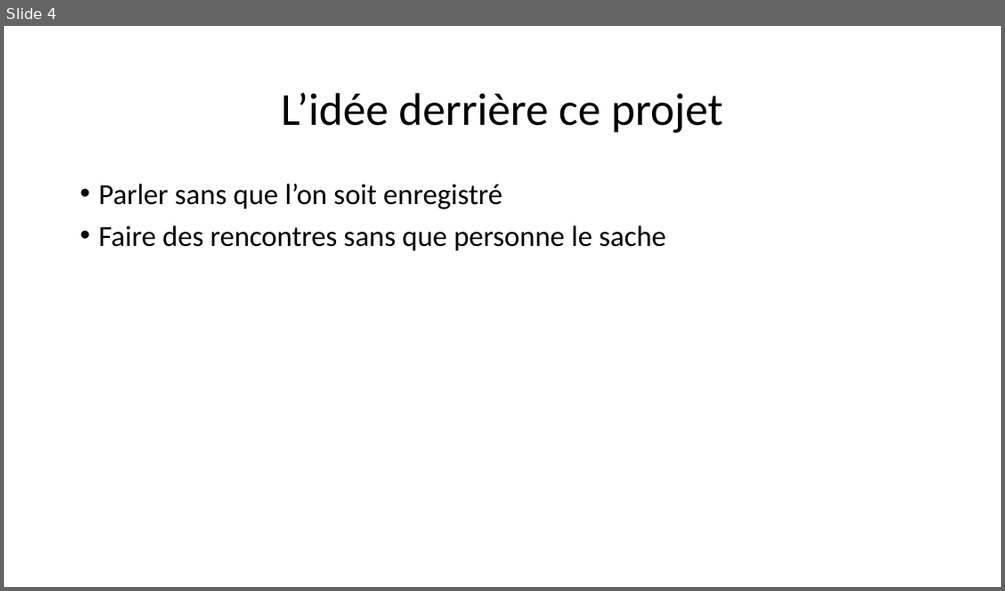
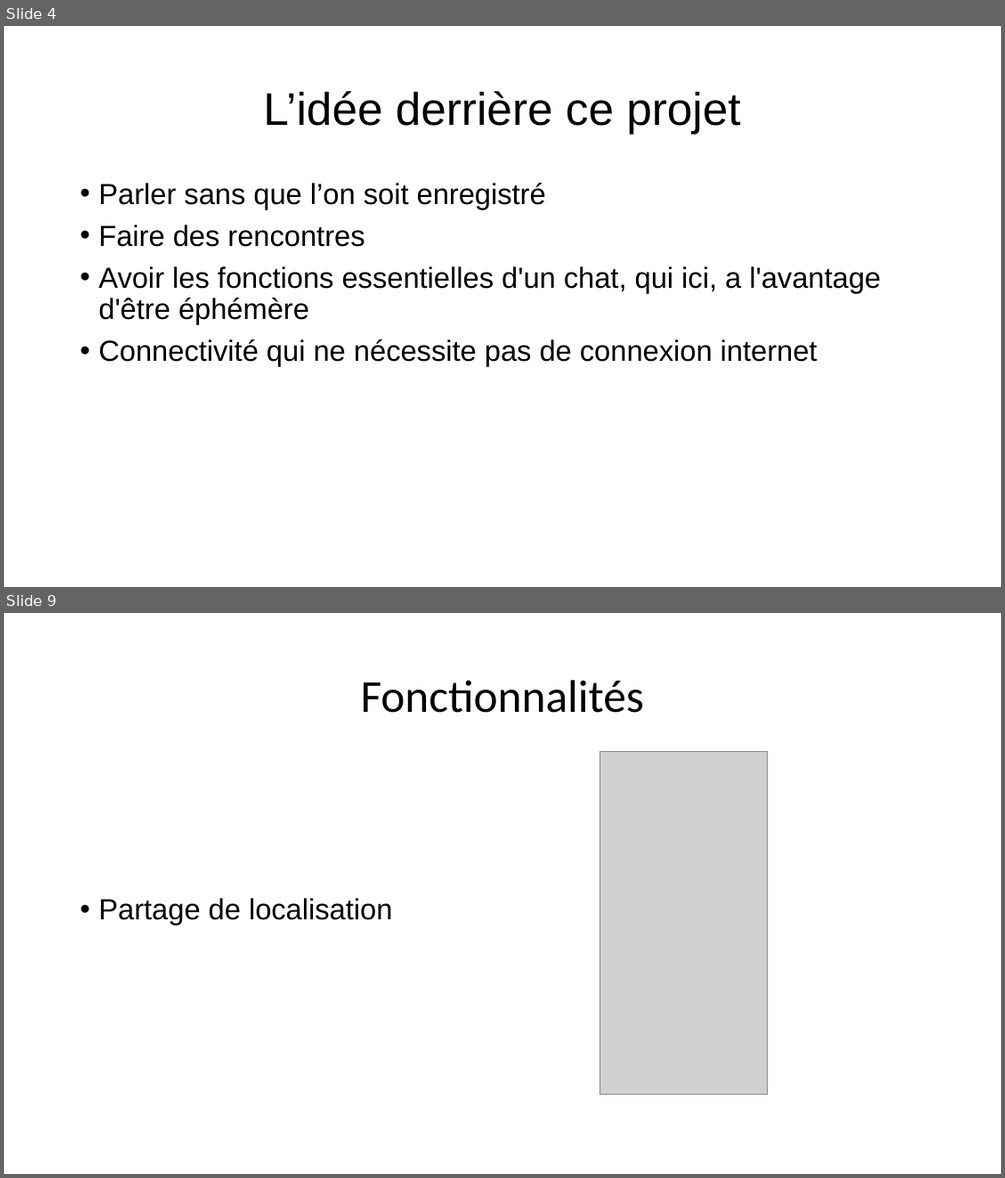
Before and after one commit to 0nza1101/Connect, a slide deck: Ressources/presentation_projet_connect.pptx. Shown one above the other, each under a label of ours: slide 4 before the commit, slides 4 and 9 after it; the slides between them are not shown. The pictures are 1005x591 and 1005x1178 pixels, drawn with LibreOffice and Linux fonts; fonts in the diff are those of the drawing; grey boxes stand for pictures. Boxes give left, top, right and bottom in pixels: in the first picture for what was removed or moved away, otherwise in the second. Text is boxed around its words. In the diff, an @@ line names an element or a change of style, - is before the commit and + after.

```diff
--- a/Ressources/presentation_projet_connect.pptx
+++ b/Ressources/presentation_projet_connect.pptx
@@ slide 9 added at [4,613,1001,1174], background #FFFFFF @@
@@ title added at [361,680,644,713], 44 pt, text #000000 @@
+Fonctionnalités
@@ picture added at [600,751,768,1094] @@
@@ text added at [98,898,392,925], 28 pt, text #000000 @@
+• Partage de localisation
@@ slide 4 changed as well @@
@@ title "L’idée derrière ce projet" at [263,91,740,134]: font Calibri to Arial @@
@@ text at [98,183,546,209]: font Calibri to Arial in "Parler sans que l’on soit enregistré" @@
@@ text at [98,224,881,366]: text changed; font Calibri to Arial @@
-• Faire des rencontres sans que personne le sache
+• Faire des rencontres
+• Avoir les fonctions essentielles d'un chat, qui ici, a l'avantage d'être éphémère
+• Connectivité qui ne nécessite pas de connexion internet
```
Also in this commit, not shown: 5 other slides changed, 5 other slides added, 1 slide removed.
